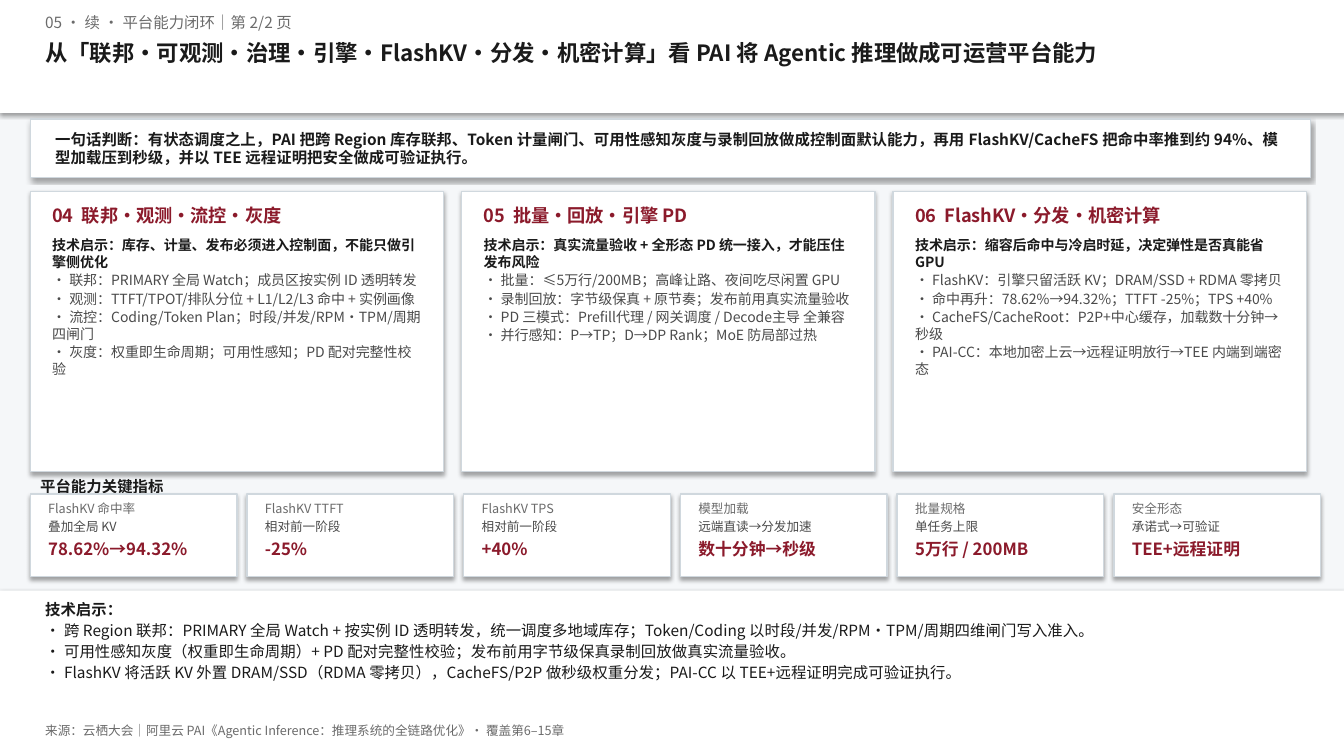
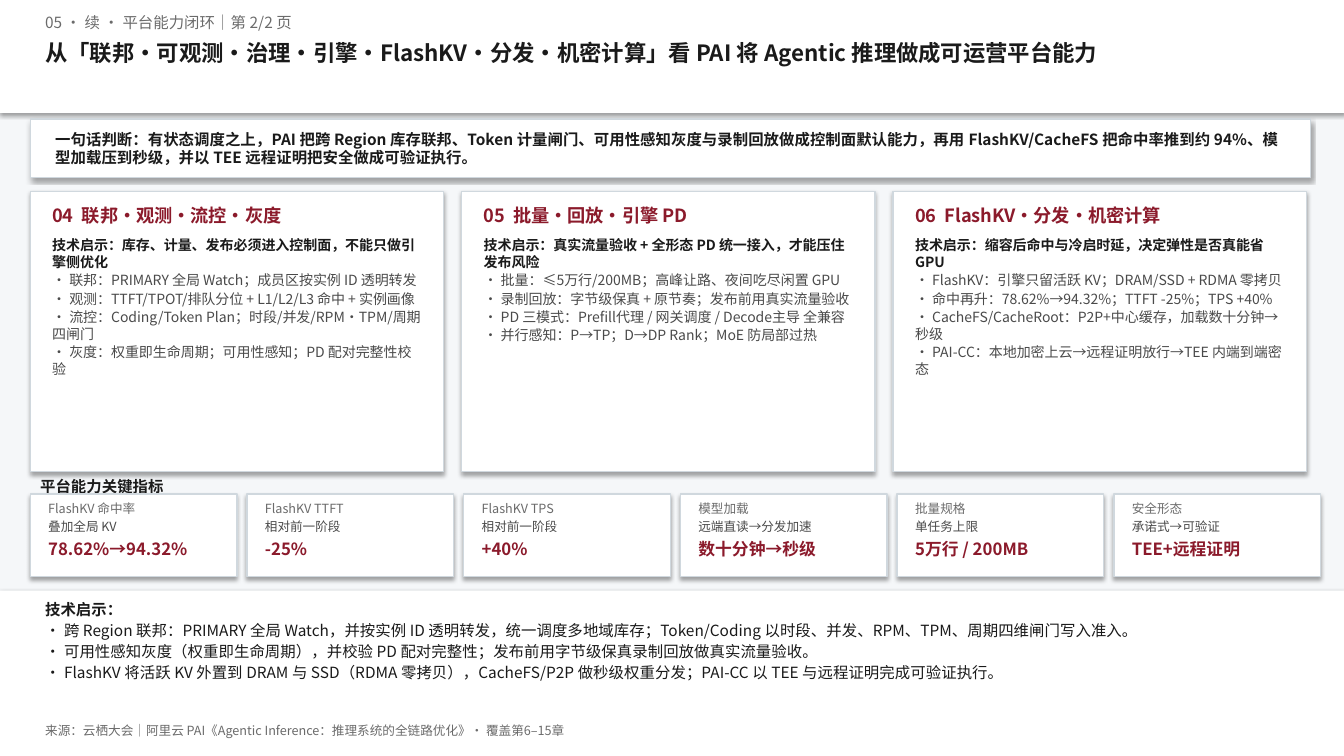
Before and after one commit to Annie-Summer/Kthena, a slide deck: slide 2 of yunqi-2026-pai-forum/docs/洞察一页-05-Agentic Inference：从议题看有状态推理全链路优化.pptx. Drawn at 1344x756 pixels with LibreOffice and Linux fonts; fonts in the diff are those of the drawing. Boxes give left, top, right and bottom in pixels: in the first picture for what was removed or moved away, otherwise in the second. Text is boxed around its words. In the diff, an @@ line names an element or a change of style, - is before the commit and + after.

```diff
--- a/yunqi-2026-pai-forum/docs/洞察一页-05-Agentic Inference：从议题看有状态推理全链路优化.pptx
+++ b/yunqi-2026-pai-forum/docs/洞察一页-05-Agentic Inference：从议题看有状态推理全链路优化.pptx
@@ text at (x1=64, y1=623, x2=1138, y2=681): text changed @@
-• 跨 Region 联邦：PRIMARY 全局 Watch + 按实例 ID 透明转发，统一调度多地域库存；Token/Coding 以时段/并发/RPM·TPM/周期四维闸门写入准入。
-• 可用性感知灰度（权重即生命周期）+ PD 配对完整性校验；发布前用字节级保真录制回放做真实流量验收。
-• FlashKV 将活跃 KV 外置 DRAM/SSD（RDMA 零拷贝），CacheFS/P2P 做秒级权重分发；PAI-CC 以 TEE+远程证明完成可验证执行。
+• 跨 Region 联邦：PRIMARY 全局 Watch，并按实例 ID 透明转发，统一调度多地域库存；Token/Coding 以时段、并发、RPM、TPM、周期四维闸门写入准入。
+• 可用性感知灰度（权重即生命周期），并校验 PD 配对完整性；发布前用字节级保真录制回放做真实流量验收。
+• FlashKV 将活跃 KV 外置到 DRAM 与 SSD（RDMA 零拷贝），CacheFS/P2P 做秒级权重分发；PAI-CC 以 TEE 与远程证明完成可验证执行。
```
Also in this commit, not shown: 1 other slide changed, 4 other files.
